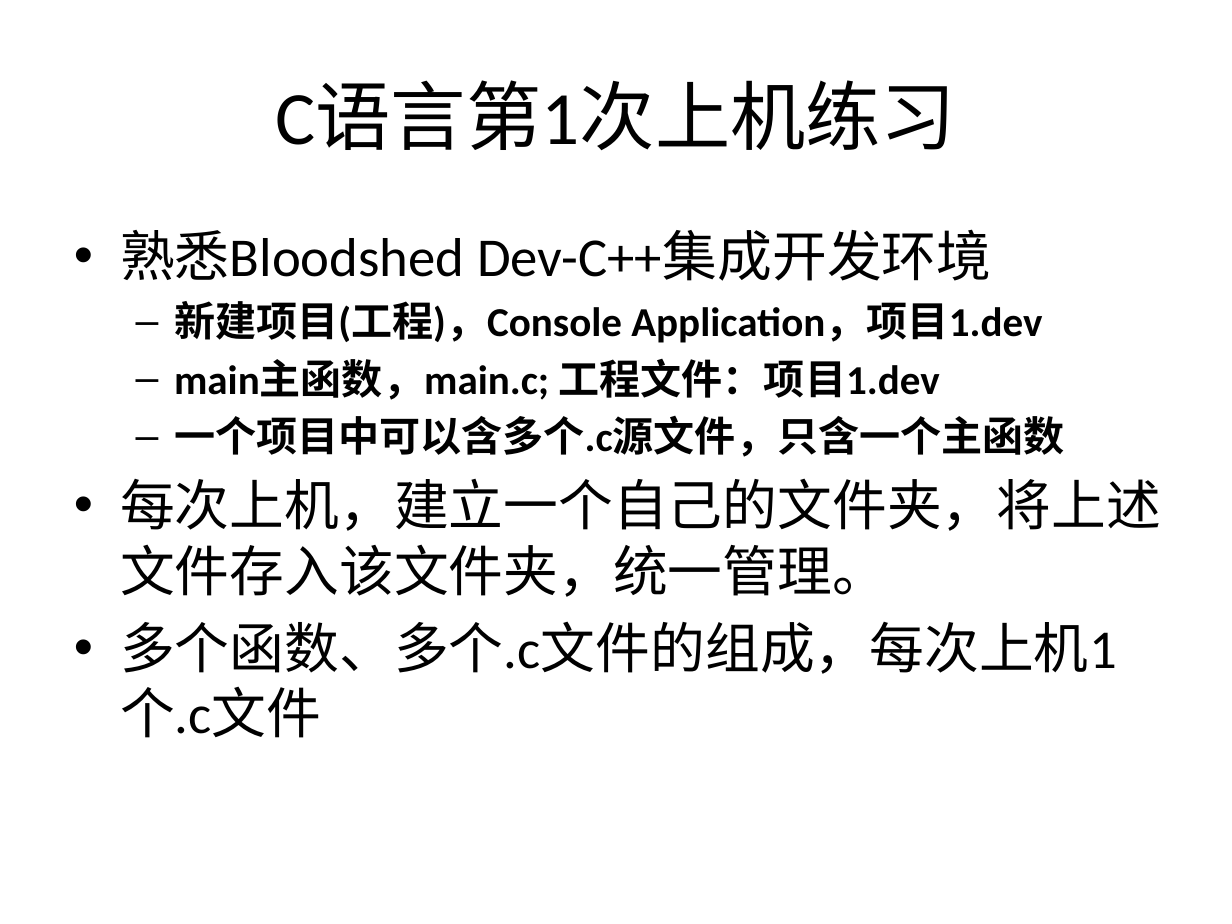
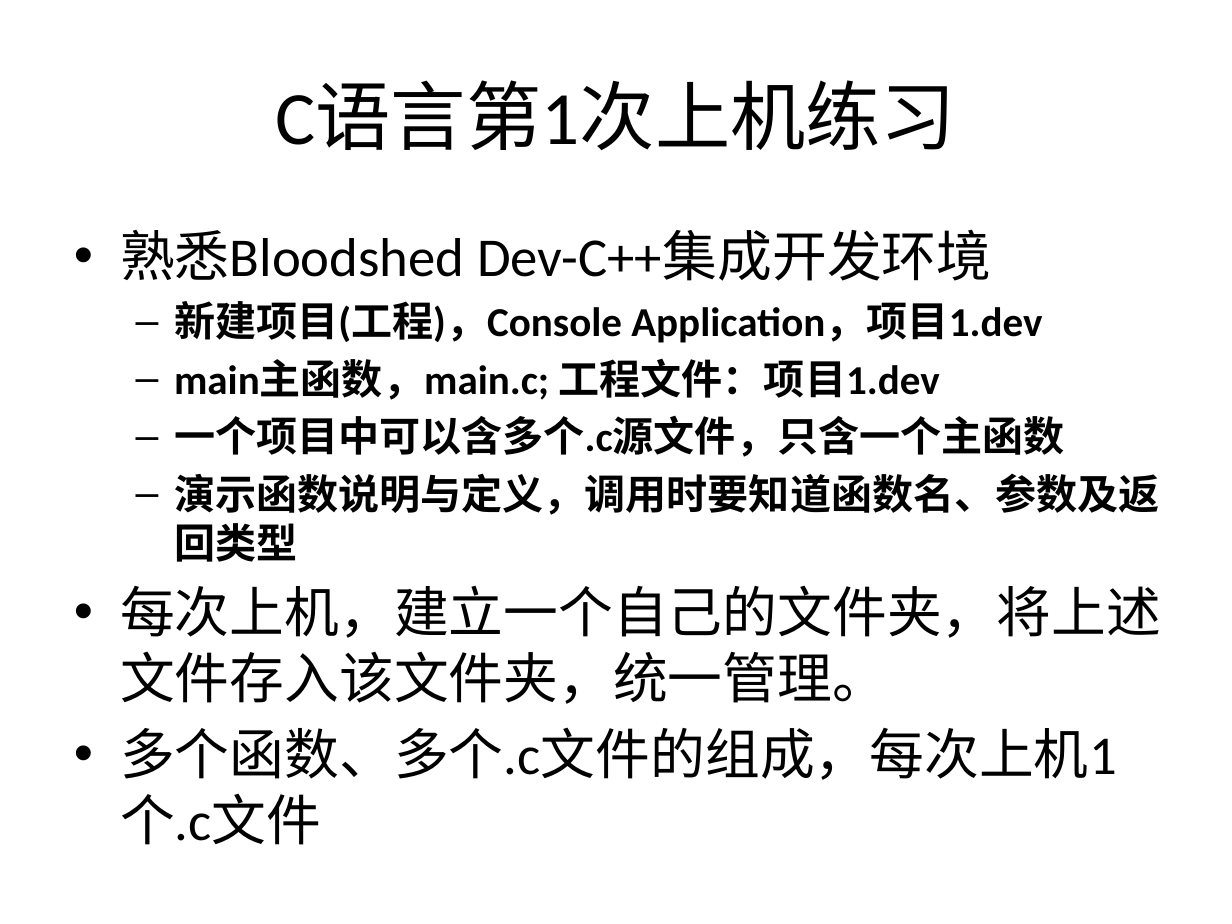
Before and after one commit to jtrfid/C-Repositories, a slide deck: slide 6 of 2016/上机安排.pptx. Drawn at 1232x924 pixels with LibreOffice and Linux fonts; fonts in the diff are those of the drawing. Boxes give left, top, right and bottom in pixels: in the first picture for what was removed or moved away, otherwise in the second. Text is boxed around its words. In the diff, an @@ line names an element or a change of style, - is before the commit and + after.

Commit message:
修订上机安排

```diff
--- a/2016/上机安排.pptx
+++ b/2016/上机安排.pptx
@@ text at [174,473,1160,562]: paragraph added @@
+  – 演示函数说明与定义，调用时要知道函数名、参数及返回类型
```
Also in this commit, not shown: 1 other slide changed, 1 slide added, 2 slides removed, 1 other file.
